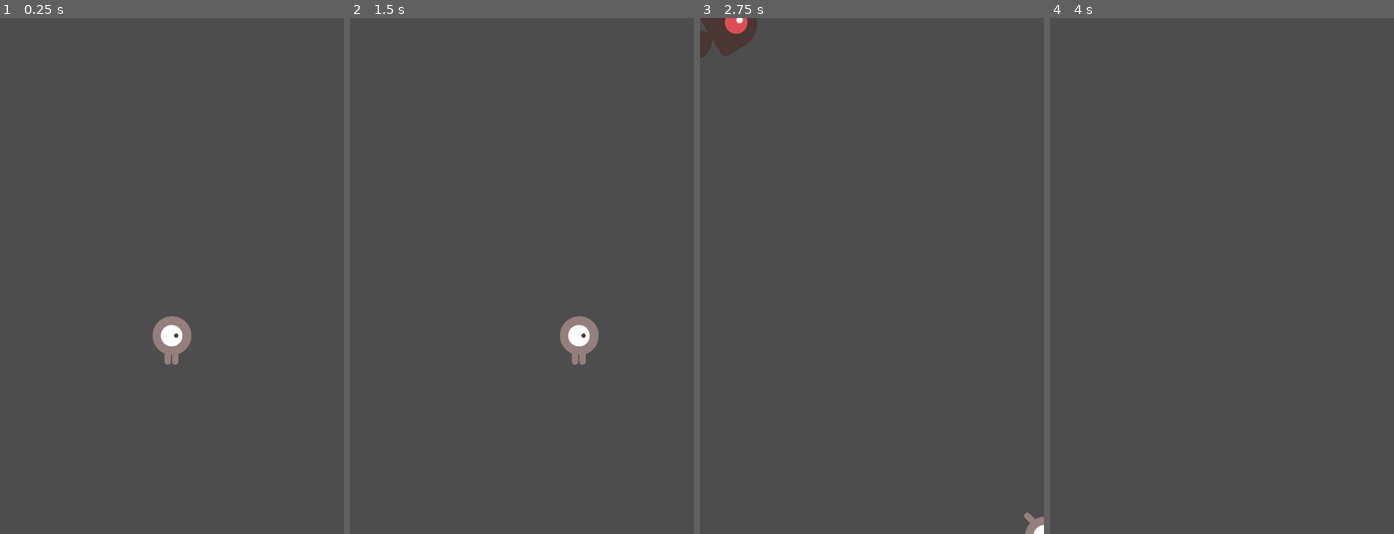
Above: before the commit, frames 1-4 (left to right).
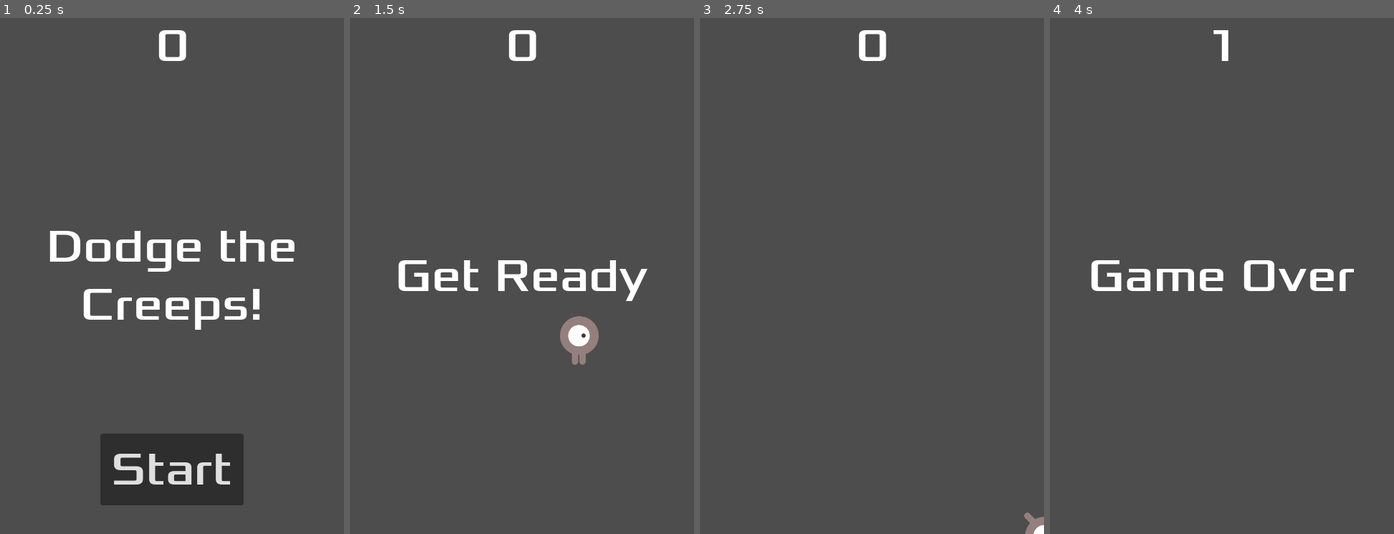
Above: after the commit, the same moments.

Repository: ANDYDEARING/godot-demo
Game: Godot game, scene res://main.tscn
The game is run twice, just before and just after one commit, with the same random seed, the same clock (stepped at 60 frames per second) and the same inputs.
Inputs (mouse positions are in pixels of both pictures, inside the frame that each line leads up to):
- Up to frame 1 (0.25 s): no input
- Up to frame 2 (1.5 s): click (522, 472) at 0.5 s, where only the run after the commit has a clickable "Start"; tap Enter at 1.25 s; hold Right (move_right) from 1.28 s (still down)
- Up to frame 3 (2.75 s): release Right (move_right) at 2.03 s; hold Down (move_down) from 2.03 s (still down)
- Up to frame 4 (4 s): release Down (move_down) at 2.78 s; hold Right (move_right) 2.78-3.53 s; hold Up (move_up) from 3.53 s (still down)

The runs differ from the first frame. In frame 1, 9.7% of the frame differs, in the area x 14-86%, y 2-95%; in frame 2, 2.1%; in frame 3, 1.2%; in frame 4, 1.9%.

Commit message:
added HUD

Diff:
--- /dev/null
+++ b/hud.gd
@@ -0,0 +1,35 @@
+extends CanvasLayer
+
+signal start_game
+
+func _ready() -> void:
+	pass # Replace with function body.
+
+func _process(delta: float) -> void:
+	pass
+
+func show_message(text):
+	$Message.text = text
+	$Message.show()
+	$MessageTimer.start()
+
+func show_game_over():
+	show_message("Game Over")
+
+	await $MessageTimer.timeout
+
+	$Message.text = "Dodge the Creeps!"
+	$Message.show()
+
+	await get_tree().create_timer(1.0).timeout
+	$StartButton.show()
+
+func update_score(score):
+	$ScoreLabel.text = str(score)
+
+func _on_start_button_pressed() -> void:
+	$StartButton.hide()
+	start_game.emit()
+
+func _on_message_timer_timeout() -> void:
+	$Message.hide() # Replace with function body.
--- /dev/null
+++ b/hud.tscn
@@ -0,0 +1,63 @@
+[gd_scene load_steps=3 format=3 uid="uid://b7pmy3rk68png"]
+
+[ext_resource type="Script" uid="uid://bjogs02c3ku2w" path="res://hud.gd" id="1_64ctp"]
+[ext_resource type="FontFile" uid="uid://cvyjli4wqw1wg" path="res://fonts/Xolonium-Regular.ttf" id="2_8sq4i"]
+
+[node name="HUD" type="CanvasLayer"]
+script = ExtResource("1_64ctp")
+
+[node name="ScoreLabel" type="Label" parent="."]
+anchors_preset = 5
+anchor_left = 0.5
+anchor_right = 0.5
+offset_left = -22.5
+offset_right = 22.5
+offset_bottom = 78.0
+grow_horizontal = 2
+theme_override_fonts/font = ExtResource("2_8sq4i")
+theme_override_font_sizes/font_size = 64
+text = "0"
+horizontal_alignment = 1
+vertical_alignment = 1
+
+[node name="Message" type="Label" parent="."]
+anchors_preset = 8
+anchor_left = 0.5
+anchor_top = 0.5
+anchor_right = 0.5
+anchor_bottom = 0.5
+offset_left = -240.0
+offset_top = -120.0
+offset_right = 240.0
+offset_bottom = 120.0
+grow_horizontal = 2
+grow_vertical = 2
+theme_override_fonts/font = ExtResource("2_8sq4i")
+theme_override_font_sizes/font_size = 64
+text = "Dodge the Creeps!"
+horizontal_alignment = 1
+vertical_alignment = 1
+autowrap_mode = 2
+
+[node name="StartButton" type="Button" parent="."]
+anchors_preset = 7
+anchor_left = 0.5
+anchor_top = 1.0
+anchor_right = 0.5
+anchor_bottom = 1.0
+offset_left = -100.0
+offset_top = -140.0
+offset_right = 100.0
+offset_bottom = -40.0
+grow_horizontal = 2
+grow_vertical = 0
+theme_override_fonts/font = ExtResource("2_8sq4i")
+theme_override_font_sizes/font_size = 64
+text = "Start"
+
+[node name="MessageTimer" type="Timer" parent="."]
+wait_time = 2.0
+one_shot = true
+
+[connection signal="pressed" from="StartButton" to="." method="_on_start_button_pressed"]
+[connection signal="timeout" from="MessageTimer" to="." method="_on_message_timer_timeout"]
--- a/main.gd
+++ b/main.gd
@@ -4,22 +4,22 @@
 var score
 
 func _ready() -> void:
-	new_game()
-
+	pass
 
 func _process(delta: float) -> void:
 	pass
 
-
 func game_over() -> void:
 	$ScoreTimer.stop()
 	$MobTimer.stop()
+	$HUD.show_game_over()
 
 func new_game():
 	score = 0
 	$Player.start($StartPosition.position)
 	$StartTimer.start()
-
+	$HUD.update_score(score)
+	$HUD.show_message("Get Ready")
 
 func _on_mob_timer_timeout() -> void:
 	var mob = mob_scene.instantiate()
@@ -35,6 +35,7 @@
 
 func _on_score_timer_timeout() -> void:
 	score += 1
+	$HUD.update_score(score)
 
 func _on_start_timer_timeout() -> void:
 	$MobTimer.start()
--- a/main.tscn
+++ b/main.tscn
@@ -1,8 +1,9 @@
-[gd_scene load_steps=5 format=3 uid="uid://brbxy3skg7rdc"]
+[gd_scene load_steps=6 format=3 uid="uid://brbxy3skg7rdc"]
 
 [ext_resource type="Script" uid="uid://brbx15sbvvgc6" path="res://main.gd" id="1_h2yge"]
 [ext_resource type="PackedScene" uid="uid://bjq70c1178lv2" path="res://mob.tscn" id="2_1bvp3"]
 [ext_resource type="PackedScene" uid="uid://dsjhja33usoio" path="res://player.tscn" id="3_lquwl"]
+[ext_resource type="PackedScene" uid="uid://b7pmy3rk68png" path="res://hud.tscn" id="4_1bvp3"]
 
 [sub_resource type="Curve2D" id="Curve2D_7mycd"]
 _data = {
@@ -33,7 +34,10 @@
 
 [node name="MobSpawnLocation" type="PathFollow2D" parent="MobPath"]
 
+[node name="HUD" parent="." instance=ExtResource("4_1bvp3")]
+
 [connection signal="hit" from="Player" to="." method="game_over"]
 [connection signal="timeout" from="MobTimer" to="." method="_on_mob_timer_timeout"]
 [connection signal="timeout" from="ScoreTimer" to="." method="_on_score_timer_timeout"]
 [connection signal="timeout" from="StartTimer" to="." method="_on_start_timer_timeout"]
+[connection signal="start_game" from="HUD" to="." method="new_game"]
Not shown, added: hud.gd.uid
